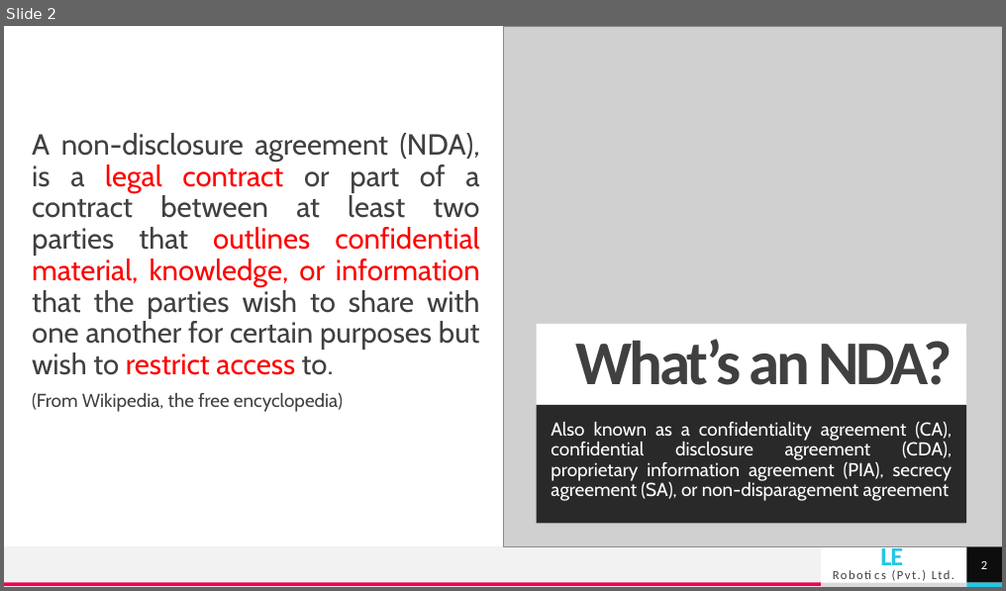
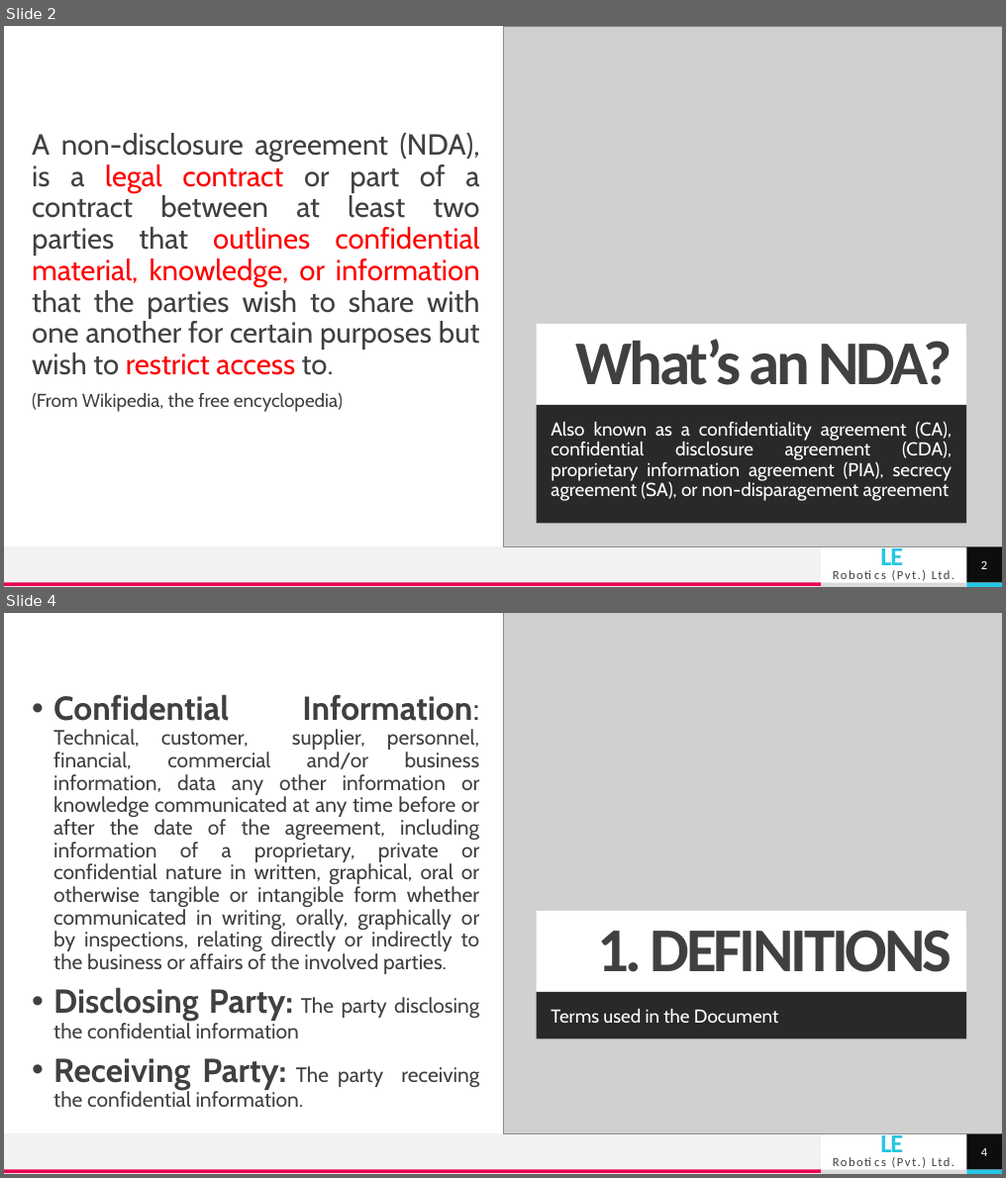
Before and after one commit to bimalka98/Industrial-Training, a slide deck: Presentations/Non-Disclosure Agreement.pptx. Shown one above the other, each under a label of ours: slide 2 before the commit, slides 2 and 4 after it; the slides between them are not shown. The pictures are 1006x591 and 1006x1178 pixels, drawn with LibreOffice and Linux fonts; fonts in the diff are those of the drawing; grey boxes stand for pictures. Boxes give left, top, right and bottom in pixels: in the first picture for what was removed or moved away, otherwise in the second. Text is boxed around its words. In the diff, an @@ line names an element or a change of style, - is before the commit and + after.

```diff
--- a/Presentations/Non-Disclosure Agreement.pptx
+++ b/Presentations/Non-Disclosure Agreement.pptx
@@ slide 4 added at [4, 613, 1002, 1174], background #FFFFFF; not listed: 6 template elements that a slide beside it also shows @@
@@ picture added at [503, 613, 1002, 1135] @@
@@ text added at [54, 695, 480, 1107], 20 pt, text #404040 @@
+• Confidential Information: Technical, customer, supplier, personnel, financial, commercial and/or business information, data any other information or knowledge communicated at any time before or after the date of the agreement, including information of a proprietary, private or confidential nature in written, graphical, oral or otherwise tangible or intangible form whether communicated in writing, orally, graphically or by inspections, relating directly or indirectly to the business or affairs of the involved parties.
+• Disclosing Party: The party disclosing the confidential information
+• Receiving Party: The party receiving the confidential information.
@@ title added at [537, 911, 966, 992], fill #FFFFFF, 60 pt, text #404040, bold @@
+1. DEFINITIONS
@@ rectangle added at [769, 915, 966, 925], fill #25C6E3 @@
@@ text added at [537, 992, 966, 1039], fill #000000 at 80% opacity, 18 pt, text #FFFFFF @@
+Terms used in the Document
@@ page number added at [966, 1135, 1002, 1170], fill #0D0D0D, 12 pt, text #FFFFFF @@
+4
```
Also in this commit, not shown: 1 slide changed, 1 other slide added, 7 slides removed.
